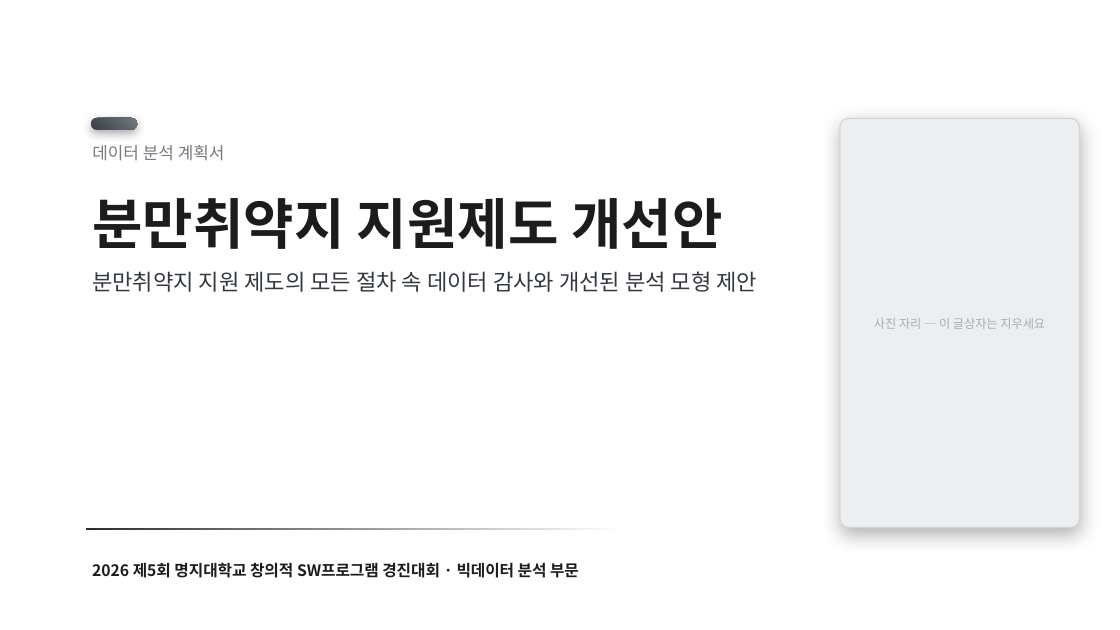
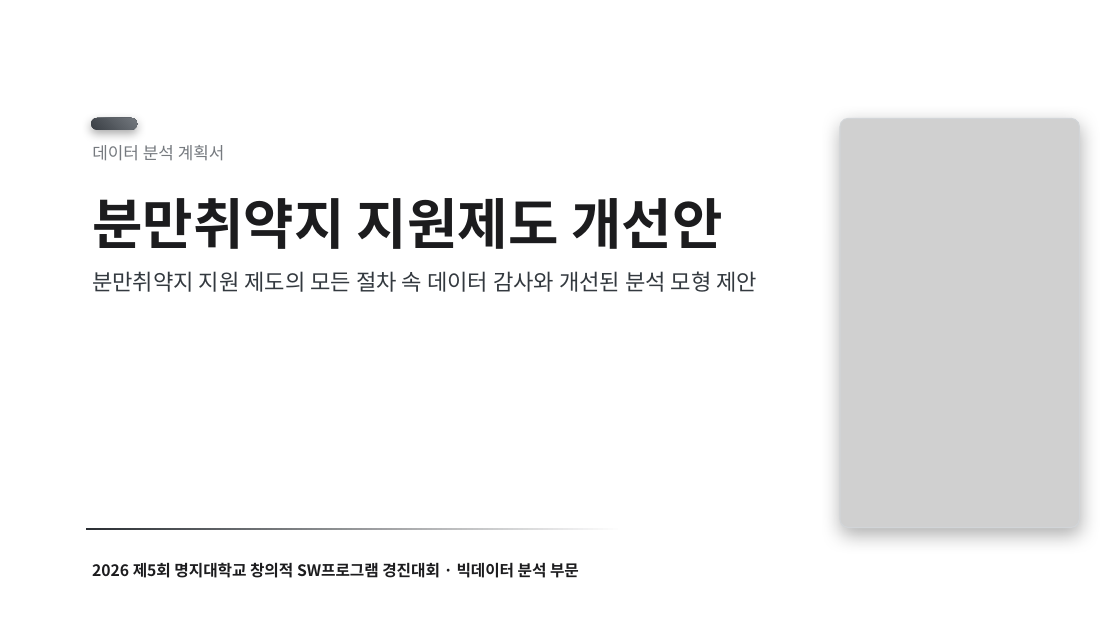
Before and after one commit to karvvan/maternity-care-policy-audit, a slide deck: slide 1 of 04_제출물/데이터분석_계획서.pptx. Drawn at 1120x630 pixels with LibreOffice and Linux fonts; fonts in the diff are those of the drawing; grey boxes stand for pictures. Boxes give left, top, right and bottom in pixels: in the first picture for what was removed or moved away, otherwise in the second. Text is boxed around its words. In the diff, an @@ line names an element or a change of style, - is before the commit and + after.

```diff
--- a/04_제출물/데이터분석_계획서.pptx
+++ b/04_제출물/데이터분석_계획서.pptx
@@ rounded rectangle removed at bbox=[840, 118, 1080, 528] @@
@@ picture added at bbox=[840, 118, 1080, 528] @@
@@ text removed at bbox=[874, 318, 1045, 329] @@
-사진 자리 — 이 글상자는 지우세요
```
Also in this commit, not shown: 4 other slides changed, 1 other file.
